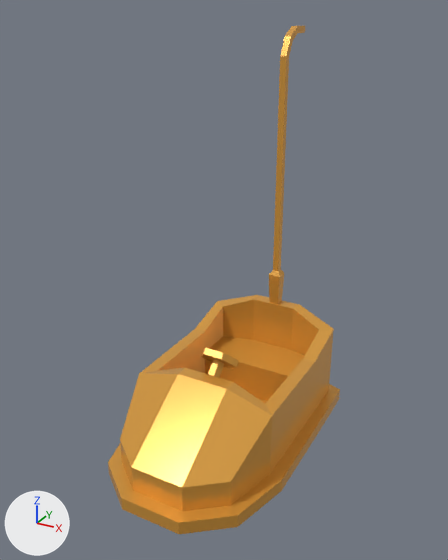
The glTF model public/models/bumper-car_yellow.glb, before and after one commit.
One viewpoint serves both versions: a camera (50 mm lens) standing at (1.94, -3.56, 3.13) and looking at (-0.01, 0.0, 1.35). Lighting does not change. The marker at lower left points along +X, +Y and +Z. Where no turn or scale is listed for an object, it has been applied to the vertices.

Names of what the first picture shows: 'bumper-car_yellow'.
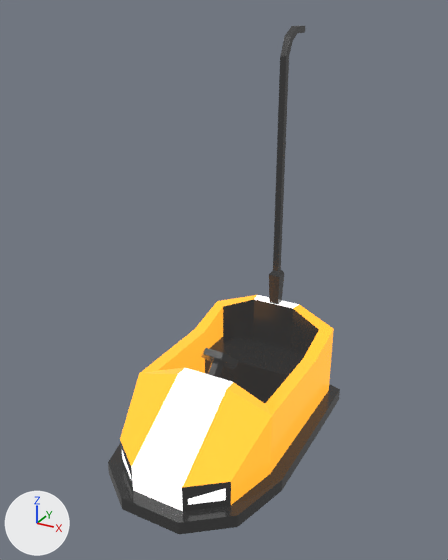
Where the change shows, as pixel boxes [x1, y1, x2, y2] in the pictures (448 x 560 px):
'bumper-car_yellow', recoloured
    both: [108, 26, 340, 534]

Patch to the scene script:
```diff
--- a/public/models/bumper-car_yellow.glb.py
+++ b/public/models/bumper-car_yellow.glb.py
@@ img_base @@
+img_base = load_image('base', '_unpacked/base', 1024, 1024, 'sRGB')
@@ mat_lowpoly_colors_001 @@
+mat_lowpoly_colors_001 = bpy.data.materials.new('LOWPOLY-COLORS.001')
+# uses the picture img_base
@@ me_bumper_car_yellow @@
 me_bumper_car_yellow.from_pydata(...)  # 136 vertices, 254 faces; spans x -0.65..0.65, y -1.05..1.21, z 0.0..3.0
-me_bumper_car_yellow.materials.append(mat_lowpoly_colors)  # orange #e7a747
+me_bumper_car_yellow.materials.append(mat_lowpoly_colors_001)
```
